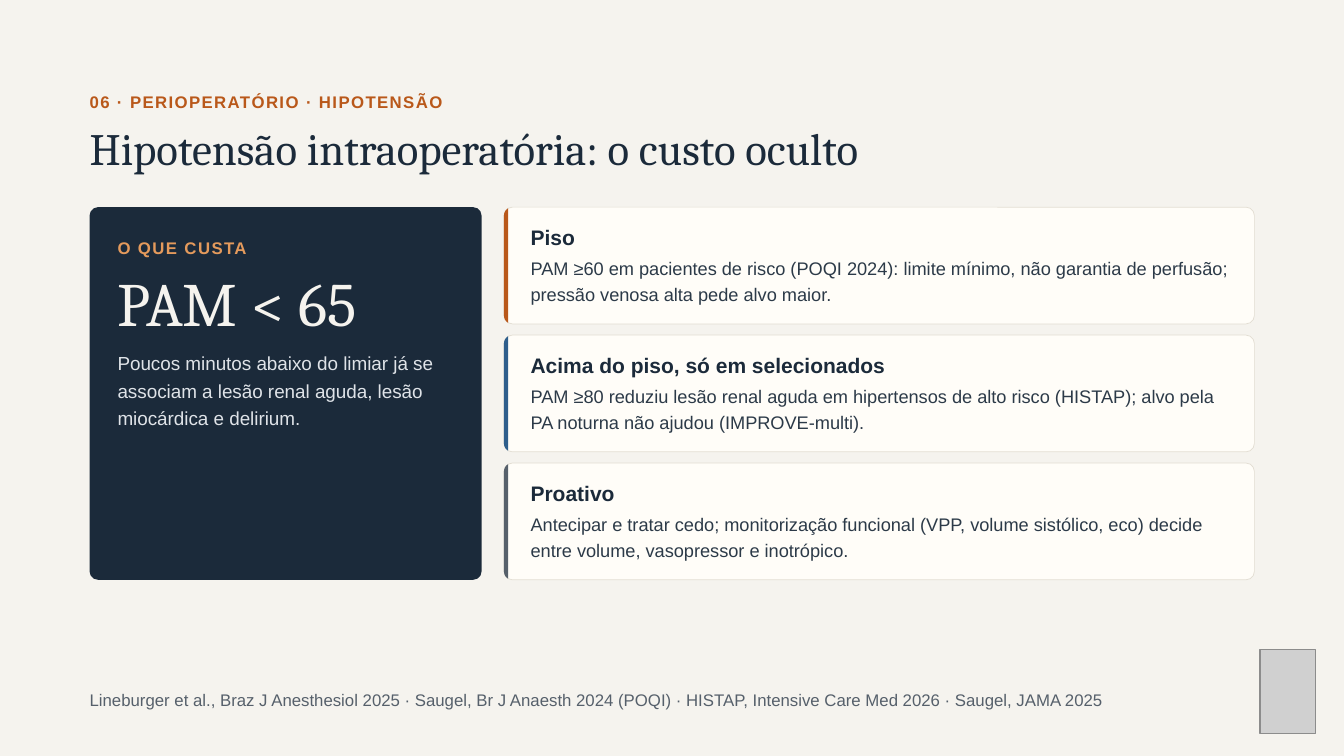
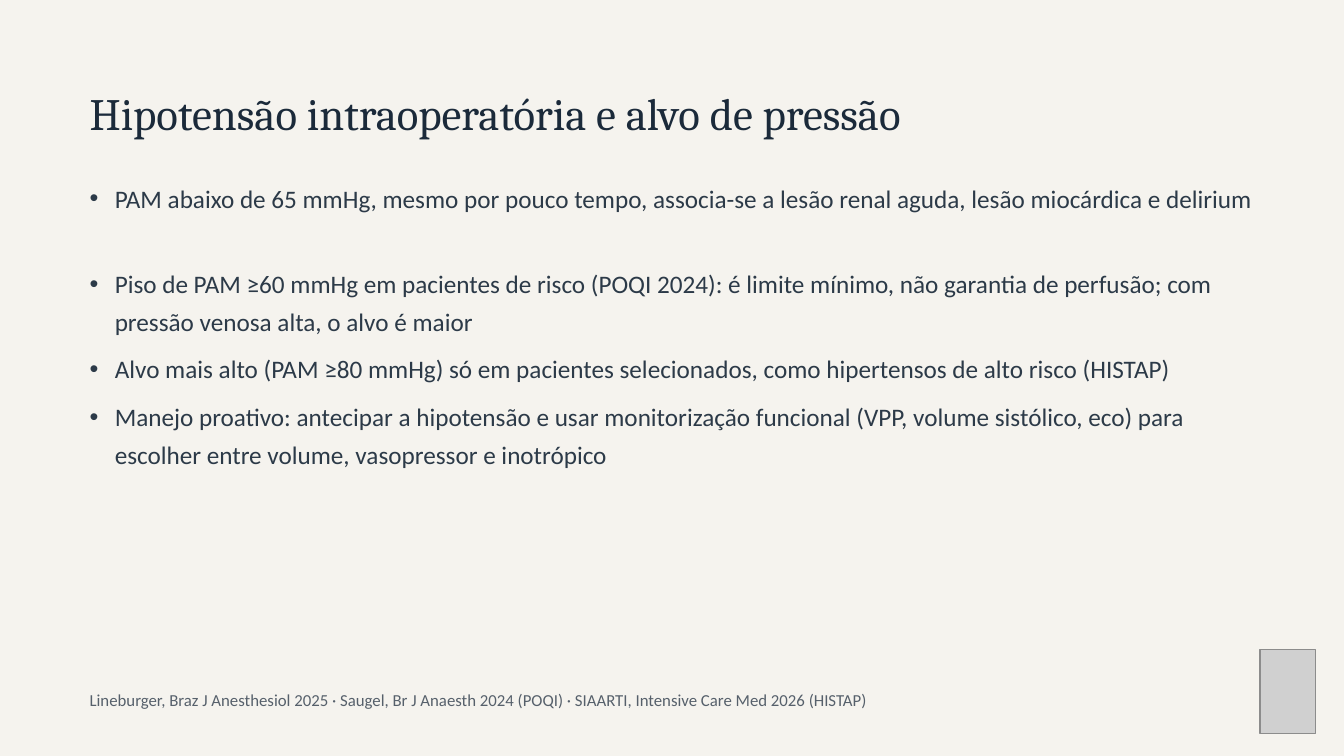
Before and after one commit to brunomoraesdubois-bit/Bruno, a slide deck: slide 14 of apresentacao/Aminas_Vasoativas.pptx. Drawn at 1344x756 pixels with LibreOffice and Linux fonts; fonts in the diff are those of the drawing; grey boxes stand for pictures. Boxes give left, top, right and bottom in pixels: in the first picture for what was removed or moved away, otherwise in the second. Text is boxed around its words. In the diff, an @@ line names an element or a change of style, - is before the commit and + after.

```diff
--- a/apresentacao/Aminas_Vasoativas.pptx
+++ b/apresentacao/Aminas_Vasoativas.pptx
@@ title at [90, 98, 901, 140]: text changed @@
-Hipotensão intraoperatória: o custo oculto
+Hipotensão intraoperatória e alvo de pressão
@@ text removed at [90, 94, 442, 108] @@
-06 · PERIOPERATÓRIO · HIPOTENSÃO
@@ rounded rectangle removed at [90, 208, 482, 581] @@
@@ text added at [115, 190, 1251, 213], 18 pt, text #2C3A48 @@
+• PAM abaixo de 65 mmHg, mesmo por pouco tempo, associa-se a lesão renal aguda, lesão miocárdica e delirium
@@ rounded rectangle removed at [504, 208, 1254, 325] @@
@@ freeform shape removed at [504, 209, 508, 324] @@
@@ text removed at [531, 229, 575, 246] @@
-Piso
@@ text removed at [118, 242, 246, 258] @@
-O QUE CUSTA
@@ text at [115, 275, 1211, 335]: text changed; size 13 to 18 pt; font Arial to Calibri @@
-PAM ≥60 em pacientes de risco (POQI 2024): limite mínimo, não garantia de perfusão; pressão venosa alta pede alvo maior.
+• Piso de PAM ≥60 mmHg em pacientes de risco (POQI 2024): é limite mínimo, não garantia de perfusão; com pressão venosa alta, o alvo é maior
@@ text removed at [118, 284, 357, 327] @@
-PAM < 65
@@ text removed at [118, 356, 433, 425] @@
-Poucos minutos abaixo do limiar já se associam a lesão renal aguda, lesão miocárdica e delirium.
@@ rounded rectangle removed at [504, 335, 1254, 452] @@
@@ freeform shape removed at [504, 337, 508, 452] @@
@@ text removed at [531, 357, 885, 377] @@
-Acima do piso, só em selecionados
@@ text added at [115, 360, 1170, 383], 18 pt, text #2C3A48 @@
+• Alvo mais alto (PAM ≥80 mmHg) só em pacientes selecionados, como hipertensos de alto risco (HISTAP)
@@ text removed at [531, 389, 1214, 433] @@
-PAM ≥80 reduziu lesão renal aguda em hipertensos de alto risco (HISTAP); alvo pela PA noturna não ajudou (IMPROVE-multi).
@@ text at [115, 407, 1184, 468]: text changed; size 13 to 18 pt; font Arial to Calibri @@
-Antecipar e tratar cedo; monitorização funcional (VPP, volume sistólico, eco) decide entre volume, vasopressor e inotrópico.
+• Manejo proativo: antecipar a hipotensão e usar monitorização funcional (VPP, volume sistólico, eco) para escolher entre volume, vasopressor e inotrópico
@@ rounded rectangle removed at [504, 463, 1254, 580] @@
@@ freeform shape removed at [504, 465, 508, 580] @@
@@ text removed at [531, 485, 615, 501] @@
-Proativo
@@ text at [90, 694, 867, 709]: text changed; font Arial to Calibri @@
-Lineburger et al., Braz J Anesthesiol 2025 · Saugel, Br J Anaesth 2024 (POQI) · HISTAP, Intensive Care Med 2026 · Saugel, JAMA 2025
+Lineburger, Braz J Anesthesiol 2025 · Saugel, Br J Anaesth 2024 (POQI) · SIAARTI, Intensive Care Med 2026 (HISTAP)
```
Also in this commit, not shown: 28 other slides changed, 33 other files.
